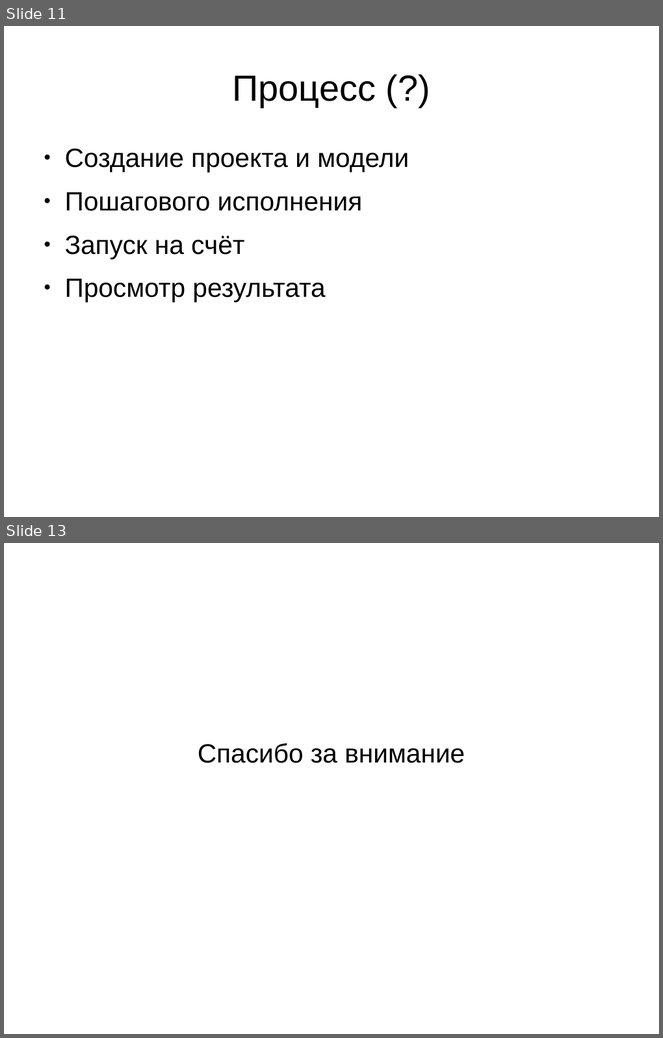
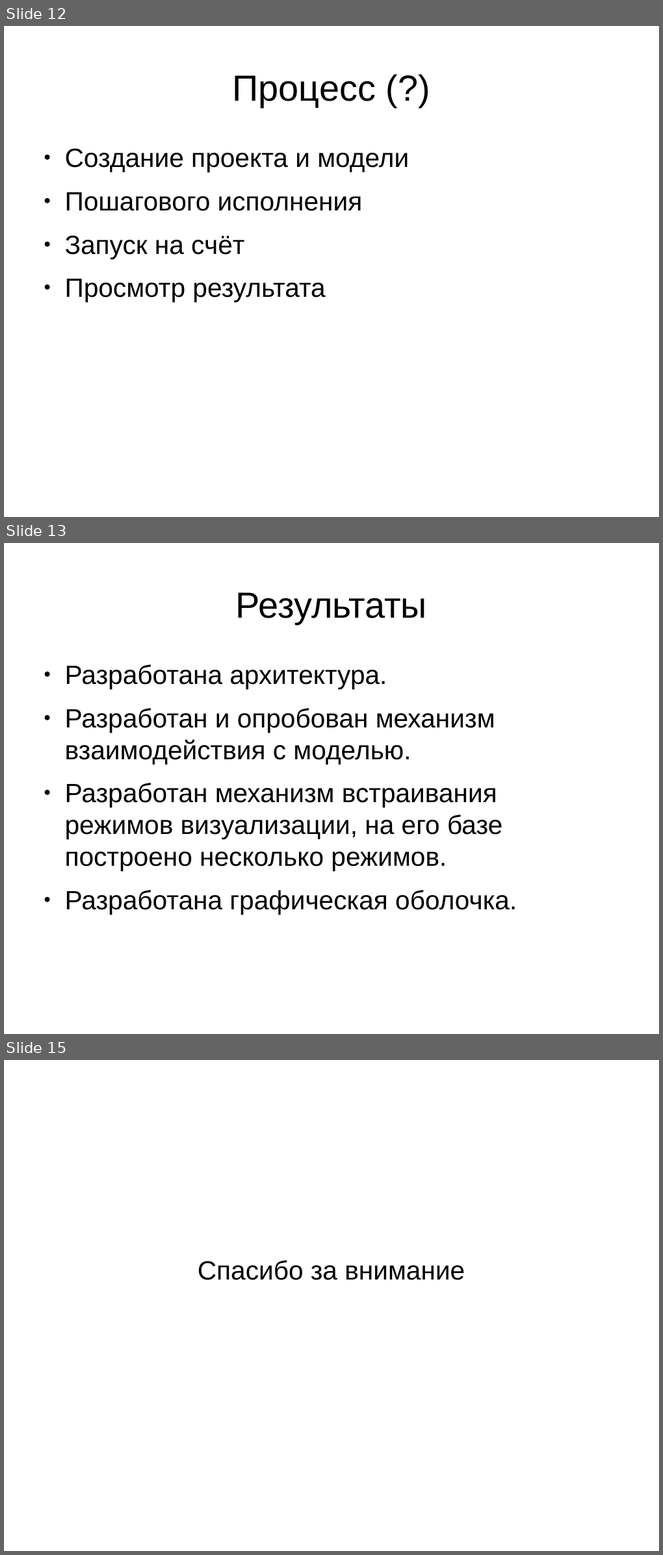
Before and after one commit to zaic/cavis, a slide deck: doc/issc.odp. Shown one above the other, each under a label of ours: slides 11 and 13 before the commit, slides 12, 13 and 15 after it; the slides between them are not shown. The pictures are 663x1038 and 663x1555 pixels, drawn with LibreOffice and Linux fonts; fonts in the diff are those of the drawing. Boxes give left, top, right and bottom in pixels: in the first picture for what was removed or moved away, otherwise in the second. Text is boxed around its words. In the diff, an @@ line names an element or a change of style, - is before the commit and + after.

```diff
--- a/doc/issc.odp
+++ b/doc/issc.odp
@@ slide 13 added at (x1=4, y1=543, x2=659, y2=1034), background #FFFFFF @@
@@ title added at (x1=236, y1=592, x2=427, y2=624), 44 pt, text #000000 @@
+Результаты
@@ text added at (x1=65, y1=665, x2=517, y2=914), 32 pt, text #000000 @@
+● Разработана архитектура.
+● Разработан и опробован механизм взаимодействия с моделью.
+● Разработан механизм встраивания режимов визуализации, на его базе построено несколько режимов.
+● Разработана графическая оболочка.
@@ what was slide 11 is now slide 12 @@
@@ what was slide 13 is now slide 15 @@
```
Also in this commit, not shown: 4 slides changed, 4 other slides added, 3 slides removed, 4 other files.
